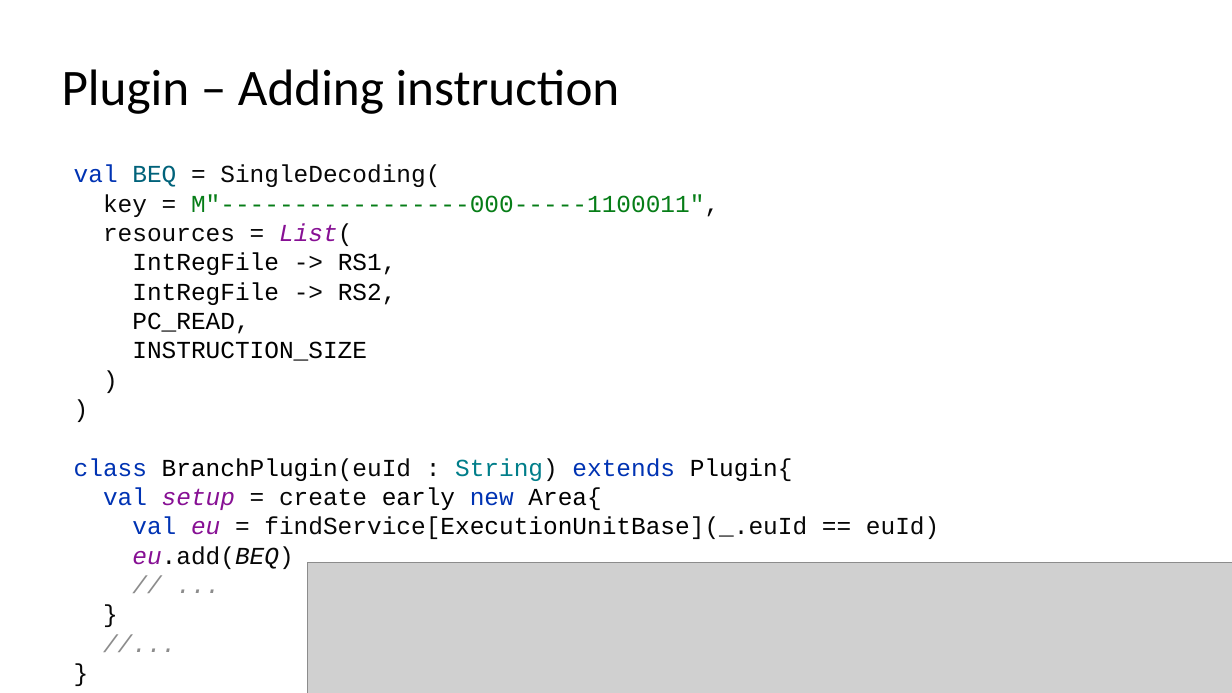
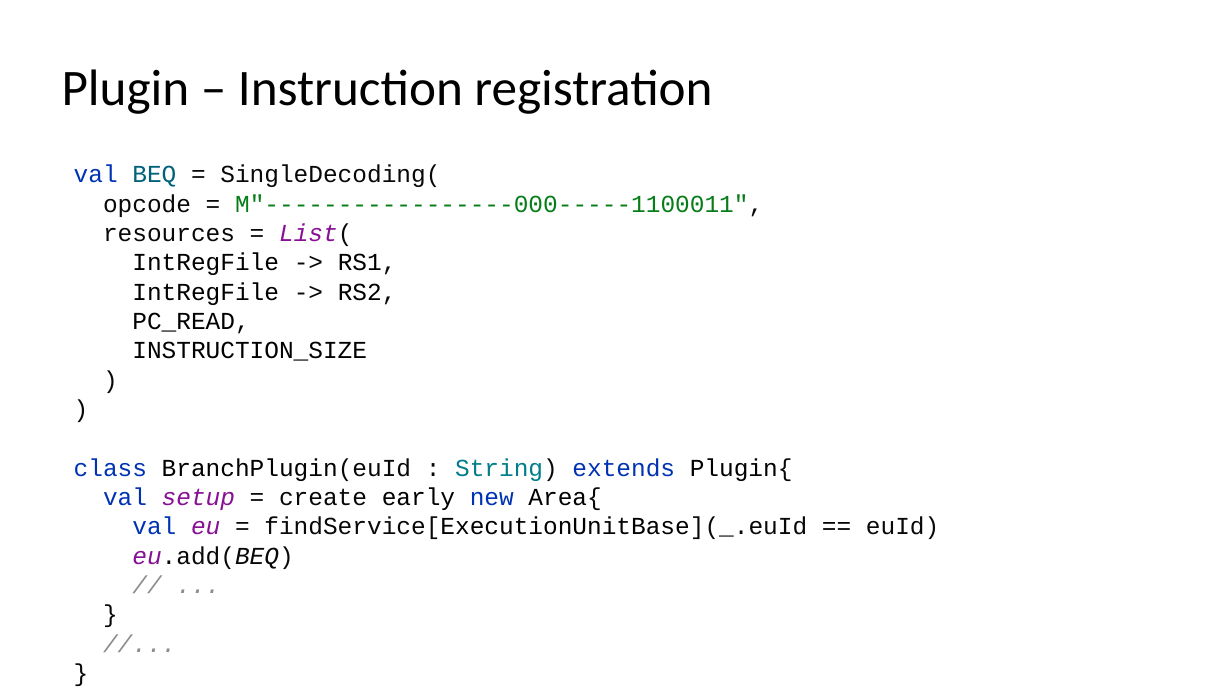
Before and after one commit to SpinalHDL/SpinalDoc, a slide deck: slide 33 of presentation/en/fsic_070722/fsic_070722.odp. Drawn at 1232x693 pixels with LibreOffice and Linux fonts; fonts in the diff are those of the drawing; grey boxes stand for pictures. Boxes give left, top, right and bottom in pixels: in the first picture for what was removed or moved away, otherwise in the second. Text is boxed around its words. In the diff, an @@ line names an element or a change of style, - is before the commit and + after.

```diff
--- a/presentation/en/fsic_070722/fsic_070722.odp
+++ b/presentation/en/fsic_070722/fsic_070722.odp
@@ title at (x1=62, y1=69, x2=712, y2=114): text changed @@
-Plugin – Adding instruction
+Plugin – Instruction registration
@@ text at (x1=74, y1=164, x2=939, y2=569): text changed; text colour #000000 to #080808 @@
-val BEQ = SingleDecoding(
-key = M"-----------------000-----1100011",
-resources = List(
-IntRegFile -> RS1,
-IntRegFile -> RS2,
-PC_READ,
-INSTRUCTION_SIZE
-)
-)
-class BranchPlugin(euId : String) extends Plugin{
-val setup = create early new Area{
-val eu = findService[ExecutionUnitBase](_.euId == euId)
-eu.add(BEQ)
-// ...
-}
-//...
-}
+val BEQ = SingleDecoding(
+opcode = M"-----------------000-----1100011",
+resources = List(
+IntRegFile -> RS1,
+IntRegFile -> RS2,
+PC_READ,
+INSTRUCTION_SIZE
+)
+)
+class BranchPlugin(euId : String) extends Plugin{
+val setup = create early new Area{
+val eu = findService[ExecutionUnitBase](_.euId == euId)
+eu.add(BEQ)
+// ...
+}
+//...
+}
@@ picture removed at (x1=308, y1=562, x2=1232, y2=693) @@
```
Also in this commit, not shown: 12 other slides changed, 4 slides added, 1 other file.
